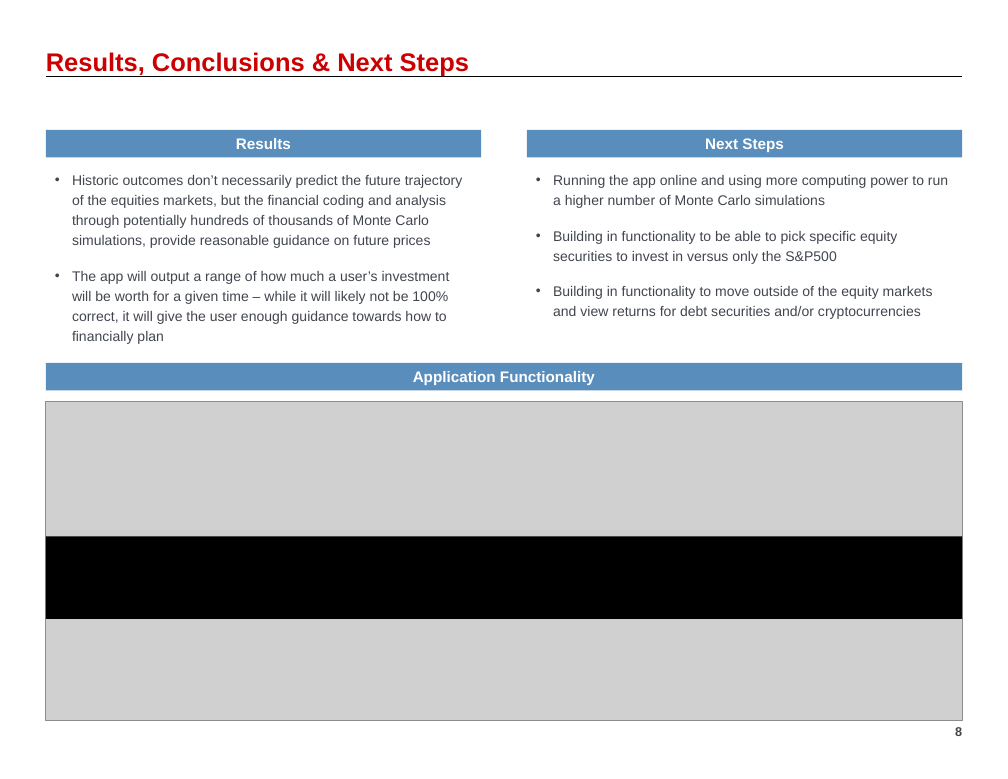
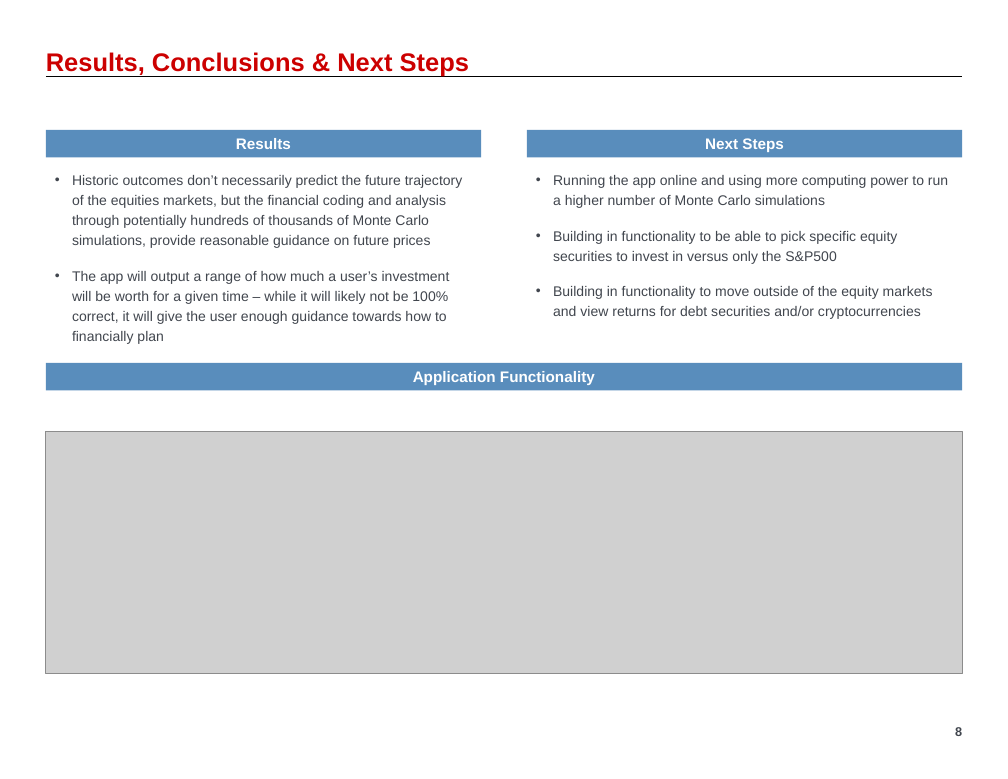
Before and after one commit to gitgenesis/Projet_1, a slide deck: slide 9 of presentation/Group_8_Presentation_S&P_Return_Simulation_OK.pptx. Drawn at 1008x779 pixels with LibreOffice and Linux fonts; fonts in the diff are those of the drawing; grey boxes stand for pictures; background and template pictures are left out. Boxes give left, top, right and bottom in pixels: in the first picture for what was removed or moved away, otherwise in the second. Text is boxed around its words. In the diff, an @@ line names an element or a change of style, - is before the commit and + after.

```diff
--- a/presentation/Group_8_Presentation_S&P_Return_Simulation_OK.pptx
+++ b/presentation/Group_8_Presentation_S&P_Return_Simulation_OK.pptx
@@ picture resized from (x1=46, y1=402, x2=962, y2=720) to (x1=46, y1=431, x2=962, y2=674) @@
@@ rectangle removed at (x1=46, y1=536, x2=962, y2=619) @@
```
Also in this commit, not shown: 2 other files.
